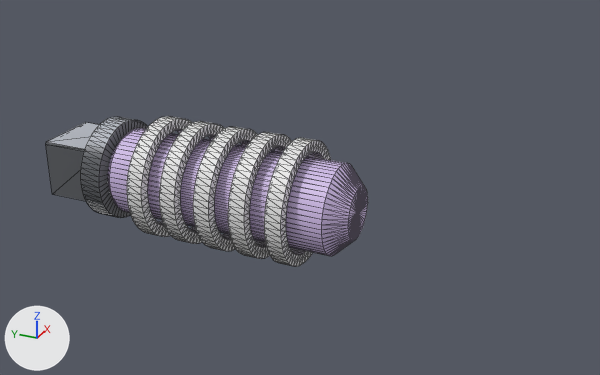
Two versions of the glTF model assets/models/hardware/pin_resonator.glb, one commit apart.
Both versions are drawn from a 50 mm lens placed at (-1.777, -1.5, 1.17), pointed at (0.005, -0.698, 0.279). The lights are fixed; the arrows at lower left show +X, +Y and +Z. The first picture is the older version. Mesh edges are drawn as thin lines. Vertices at exactly the same position are counted once.

The first picture shows 'Glas', 'Korpus', 'Ring0', 'Ring1', 'Ring2', 'Ring3', 'Ring4'.
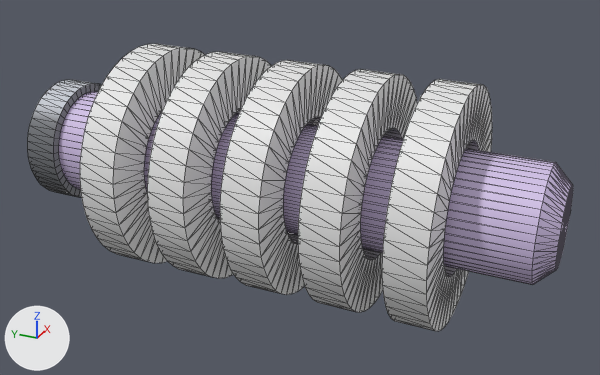
Location of each change, (x1, y1, x2, y2) in pixels of the pictures (600 x 375 px):
'Glas', reshaped, moved (98% wider, 51% taller): before (108, 128, 368, 256); after (58, 91, 573, 285)
'Ring4', reshaped, moved (66% wider, 96% taller): before (264, 138, 330, 266); after (382, 79, 492, 331)
'Ring3', reshaped, moved (85% wider, 91% taller): before (228, 132, 292, 259); after (298, 69, 417, 312)
'Ring2', reshaped, moved (86% wider, 89% taller): before (193, 127, 258, 251); after (220, 60, 342, 295)
'Ring0', reshaped, moved (89% wider, 80% taller): before (127, 116, 192, 237); after (80, 44, 204, 263)
'Ring1', reshaped, moved (87% wider, 83% taller): before (159, 121, 225, 244); after (147, 52, 271, 278)
'Korpus', reshaped, moved: before (46, 117, 148, 218); after (27, 80, 101, 197)
part 1 of me_glas, deleted (purple): before (108, 128, 368, 256)
part 2 of me_glas, added: after (58, 91, 573, 285)
part 3 of me_korpus, added: after (27, 80, 101, 197)
part 4 of me_korpus, deleted: before (80, 117, 148, 218)
part 5 of me_korpus, deleted: before (46, 122, 99, 201)
part 6 of me_ring0, deleted: before (127, 116, 192, 237)
part 7 of me_ring0, added: after (80, 44, 204, 263)
part 8 of me_ring1, deleted: before (159, 121, 225, 244)
part 9 of me_ring1, added: after (147, 52, 271, 278)
part 10 of me_ring2, deleted: before (193, 127, 258, 251)
part 11 of me_ring2, added: after (220, 60, 342, 295)
part 12 of me_ring3, deleted: before (228, 132, 292, 259)
part 13 of me_ring3, added: after (298, 69, 417, 312)
part 14 of me_ring4, deleted: before (264, 138, 330, 266)
part 15 of me_ring4, added: after (382, 79, 492, 331)

The change, as a list of edits to the scene's bpy script:
```text
Change me_glas:
    remove me_glas.from_pydata(...)  # 226 vertices, 448 faces; spans x -0.12..0.12, y -0.86..-0.14, z 0.12..0.36
    add me_glas.from_pydata(...)  # 194 vertices, 384 faces; spans x -0.142..0.142, y -1.745..-0.393, z 0.164..0.447
    me_glas part 1: 226 vertices removed from x -0.12..0.12, y -0.86..-0.14, z 0.12..0.36
    me_glas part 2: 194 vertices added at x -0.142..0.142, y -1.745..-0.393, z 0.164..0.447
Change me_korpus:
    remove me_korpus.from_pydata(...)  # 126 vertices, 244 faces; spans x -0.14..0.14, y -0.17..0.04, z 0.1..0.38
    add me_korpus.from_pydata(...)  # 98 vertices, 192 faces; spans x -0.164..0.164, y -0.436..-0.349, z 0.142..0.469
    me_korpus part 3: a new loose piece, a 48-sided cylinder along y spanning x -0.164..0.164, y -0.436..-0.349, z 0.142..0.469, in mat_basis
    me_korpus part 4: the loose piece of 114 vertices spanning x -0.14..0.14, y -0.17..-0.11, z 0.1..0.38 is deleted
    me_korpus part 5: the loose piece of 12 vertices spanning x -0.09..0.09, y -0.14..0.04, z 0.16..0.32 is deleted
Change me_ring0:
    remove me_ring0.from_pydata(...)  # 224 vertices, 448 faces; spans x -0.165..0.165, y -0.322..-0.278, z 0.075..0.405
    add me_ring0.from_pydata(...)  # 192 vertices, 384 faces; spans x -0.295..0.295, y -0.725..-0.627, z 0.011..0.6
    me_ring0 part 6: 224 vertices removed from x -0.165..0.165, y -0.322..-0.278, z 0.075..0.405
    me_ring0 part 7: 192 vertices added at x -0.295..0.295, y -0.725..-0.627, z 0.011..0.6
Change me_ring1:
    remove me_ring1.from_pydata(...)  # 224 vertices, 448 faces; spans x -0.165..0.165, y -0.422..-0.378, z 0.075..0.405
    add me_ring1.from_pydata(...)  # 192 vertices, 384 faces; spans x -0.295..0.295, y -0.922..-0.824, z 0.011..0.6
    me_ring1 part 8: 224 vertices removed from x -0.165..0.165, y -0.422..-0.378, z 0.075..0.405
    me_ring1 part 9: 192 vertices added at x -0.295..0.295, y -0.922..-0.824, z 0.011..0.6
Change me_ring2:
    remove me_ring2.from_pydata(...)  # 224 vertices, 448 faces; spans x -0.165..0.165, y -0.522..-0.478, z 0.075..0.405
    add me_ring2.from_pydata(...)  # 192 vertices, 384 faces; spans x -0.295..0.295, y -1.118..-1.02, z 0.011..0.6
    me_ring2 part 10: 224 vertices removed from x -0.165..0.165, y -0.522..-0.478, z 0.075..0.405
    me_ring2 part 11: 192 vertices added at x -0.295..0.295, y -1.118..-1.02, z 0.011..0.6
Change me_ring3:
    remove me_ring3.from_pydata(...)  # 224 vertices, 448 faces; spans x -0.165..0.165, y -0.622..-0.578, z 0.075..0.405
    add me_ring3.from_pydata(...)  # 192 vertices, 384 faces; spans x -0.295..0.295, y -1.315..-1.216, z 0.011..0.6
    me_ring3 part 12: 224 vertices removed from x -0.165..0.165, y -0.622..-0.578, z 0.075..0.405
    me_ring3 part 13: 192 vertices added at x -0.295..0.295, y -1.315..-1.216, z 0.011..0.6
Change me_ring4:
    remove me_ring4.from_pydata(...)  # 224 vertices, 448 faces; spans x -0.165..0.165, y -0.722..-0.678, z 0.075..0.405
    add me_ring4.from_pydata(...)  # 192 vertices, 384 faces; spans x -0.295..0.295, y -1.511..-1.413, z 0.011..0.6
    me_ring4 part 14: 224 vertices removed from x -0.165..0.165, y -0.722..-0.678, z 0.075..0.405
    me_ring4 part 15: 192 vertices added at x -0.295..0.295, y -1.511..-1.413, z 0.011..0.6
Change ob_glas:
    ob_glas.location: (0.0, 0.0, 0.0) -> (0.0, 0.389, 0.0)
Change ob_korpus:
    ob_korpus.location: (0.0, 0.0, 0.0) -> (0.0, 0.389, 0.0)
Change ob_ring0:
    ob_ring0.location: (0.0, 0.0, 0.0) -> (0.0, 0.389, 0.0)
Change ob_ring1:
    ob_ring1.location: (0.0, 0.0, 0.0) -> (0.0, 0.389, 0.0)
Change ob_ring2:
    ob_ring2.location: (0.0, 0.0, 0.0) -> (0.0, 0.389, 0.0)
Change ob_ring3:
    ob_ring3.location: (0.0, 0.0, 0.0) -> (0.0, 0.389, 0.0)
Change ob_ring4:
    ob_ring4.location: (0.0, 0.0, 0.0) -> (0.0, 0.389, 0.0)
```
